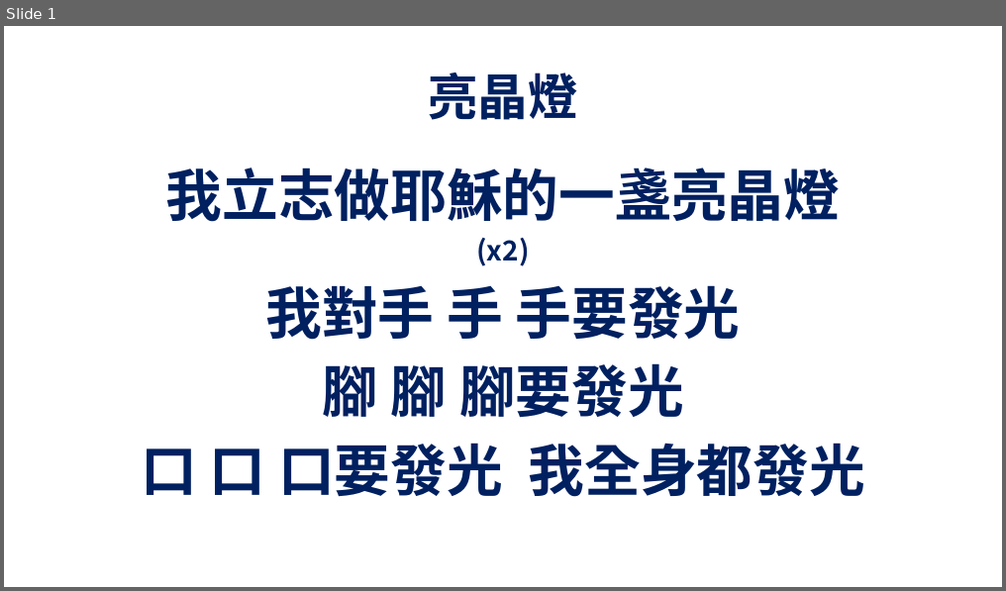
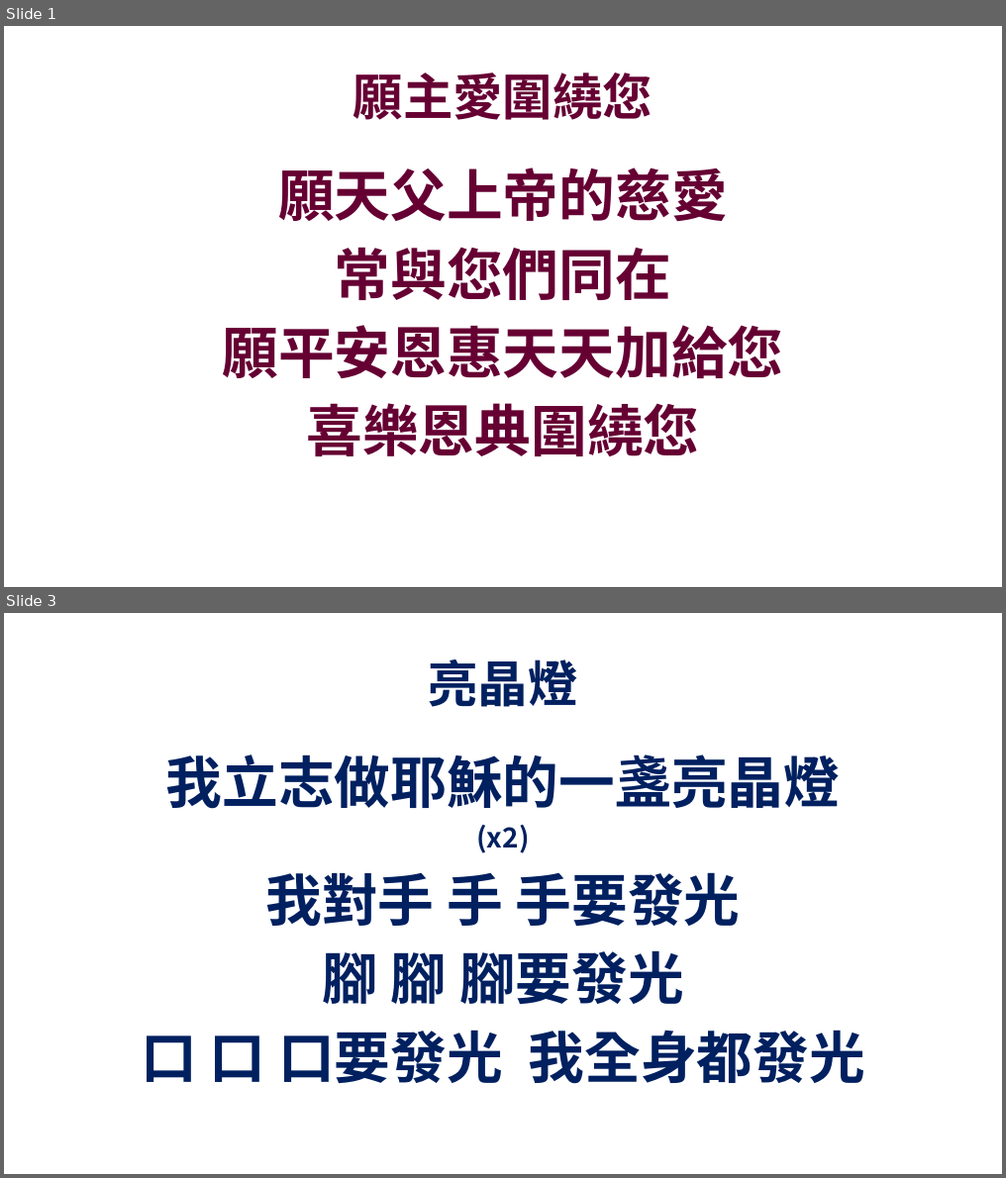
Before and after one commit to batisuoc/bible-school, a slide deck: 2020/2月.pptx. Shown one above the other, each under a label of ours: slide 1 before the commit, slides 1 and 3 after it; the slides between them are not shown. The pictures are 1006x591 and 1006x1178 pixels, drawn with LibreOffice and Linux fonts; fonts in the diff are those of the drawing; background and template pictures are left out. Boxes give left, top, right and bottom in pixels: in the first picture for what was removed or moved away, otherwise in the second. Text is boxed around its words. In the diff, an @@ line names an element or a change of style, - is before the commit and + after.

```diff
--- a/2020/2月.pptx
+++ b/2020/2月.pptx
@@ slide 1 added at (4, 26, 1002, 587), background picture (left out) @@
@@ title added at (353, 73, 652, 120), 48 pt, text #660033, bold @@
+願主愛圍繞您
@@ text added at (222, 168, 783, 457), 54 pt, text #660033, bold @@
+願天父上帝的慈愛
+常與您們同在
+願平安恩惠天天加給您
+喜樂恩典圍繞您
@@ what was slide 1 is now slide 3 @@
```
Also in this commit, not shown: 1 slide changed, 4 other slides added, 7 other files.
